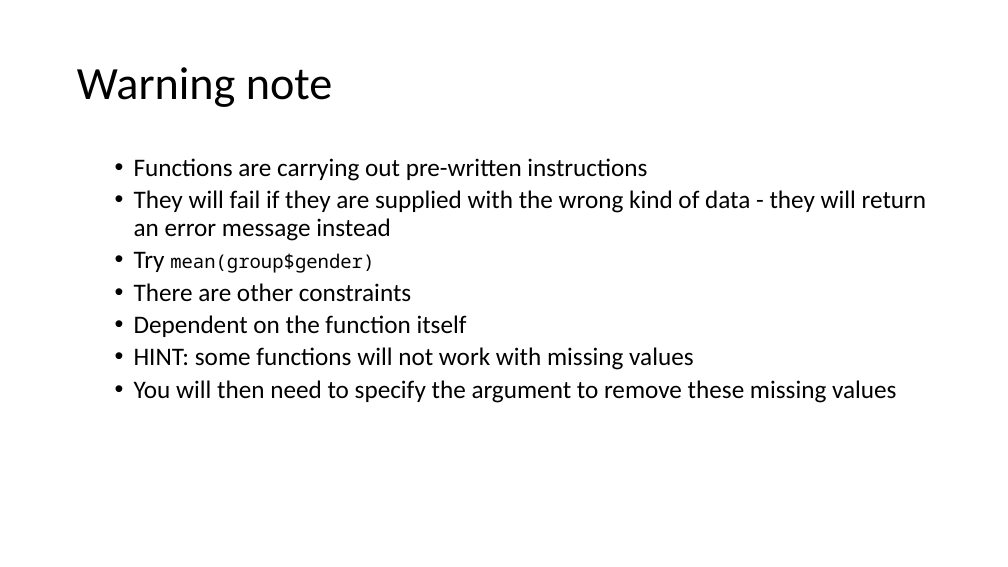
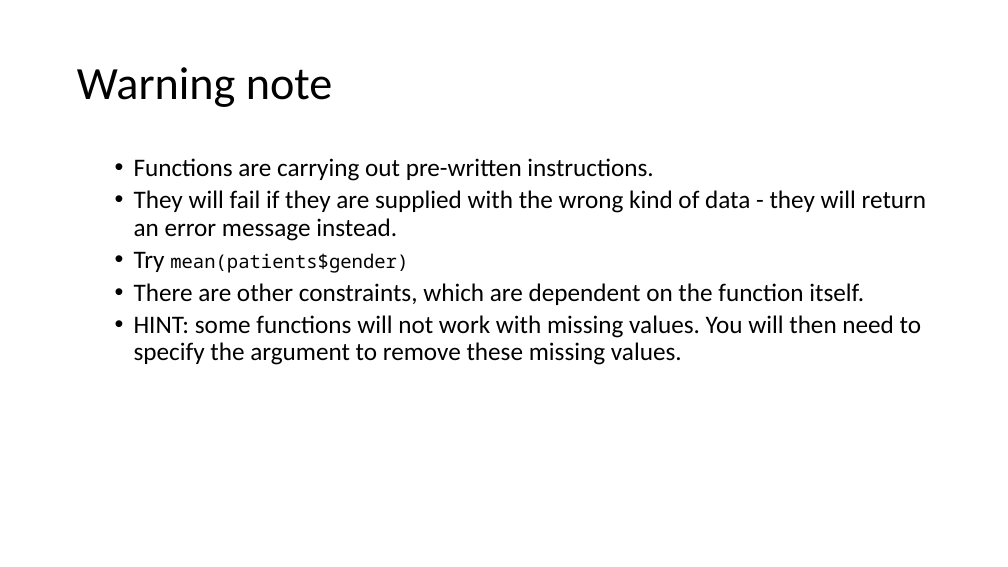
Before and after one commit to ClinicianCoders/ClinicianCoders, a slide deck: slide 46 of Workshops/Workshop1.pptx. Drawn at 1008x567 pixels with LibreOffice and Linux fonts; fonts in the diff are those of the drawing. Boxes give left, top, right and bottom in pixels: in the first picture for what was removed or moved away, otherwise in the second. Text is boxed around its words. In the diff, an @@ line names an element or a change of style, - is before the commit and + after.

```diff
--- a/Workshops/Workshop1.pptx
+++ b/Workshops/Workshop1.pptx
@@ text at box(134, 158, 927, 365): text changed @@
-  • Functions are carrying out pre-written instructions
-  • They will fail if they are supplied with the wrong kind of data - they will return an error message instead
-  • Try mean(group$gender)
-  • There are other constraints
-  • Dependent on the function itself
-  • HINT: some functions will not work with missing values
-  • You will then need to specify the argument to remove these missing values
+  • Functions are carrying out pre-written instructions.
+  • They will fail if they are supplied with the wrong kind of data - they will return an error message instead.
+  • Try mean(patients$gender)
+  • There are other constraints, which are dependent on the function itself.
+  • HINT: some functions will not work with missing values. You will then need to specify the argument to remove these missing values.
```
Also in this commit, not shown: 28 other slides changed, 2 other files.
